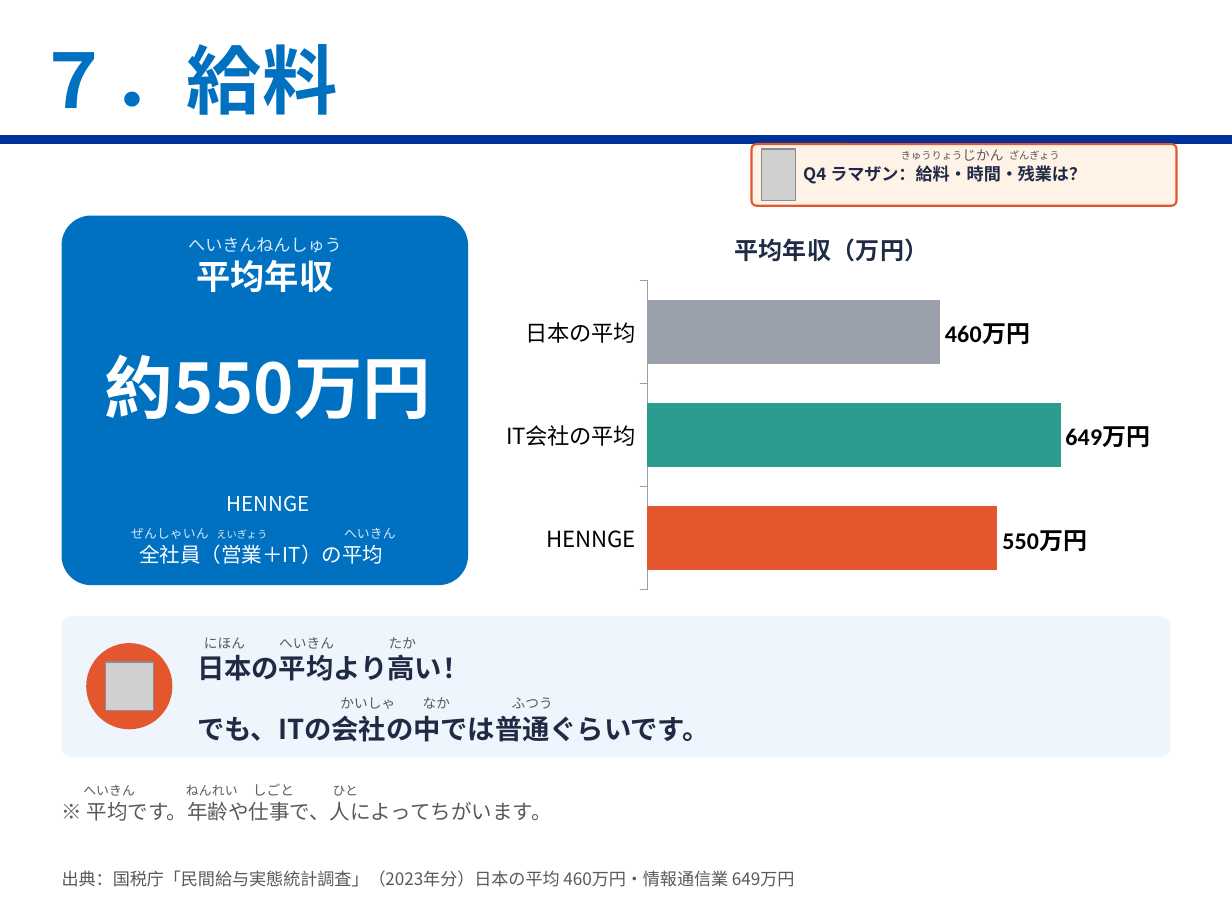
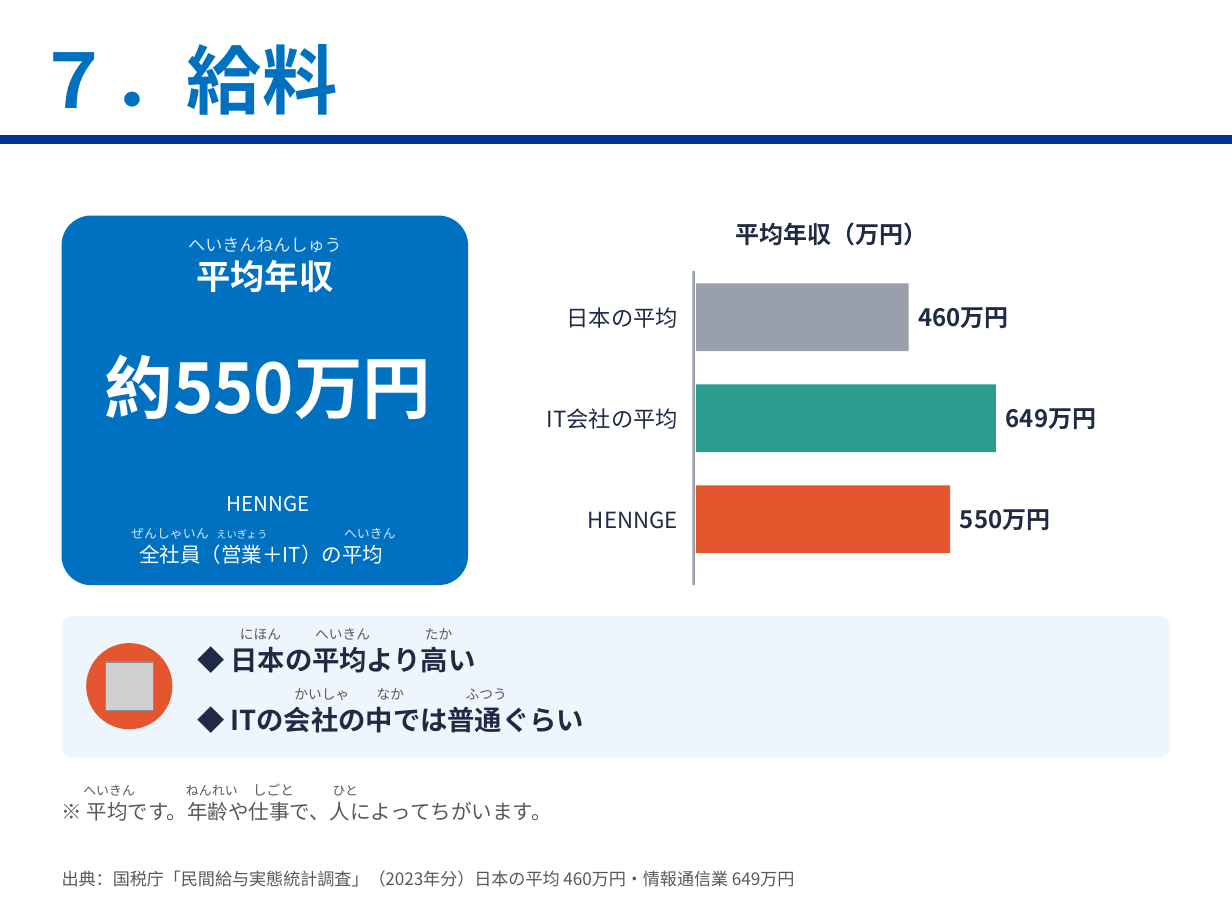
Before and after one commit to ramazandogna/pixel-powerpoint, a slide deck: slide 8 of deliverables/企業研究_HENNGE_第1回-1.pptx. Drawn at 1232x924 pixels with LibreOffice and Linux fonts; fonts in the diff are those of the drawing; grey boxes stand for pictures; background and template pictures are left out. Boxes give left, top, right and bottom in pixels: in the first picture for what was removed or moved away, otherwise in the second. Text is boxed around its words. In the diff, an @@ line names an element or a change of style, - is before the commit and + after.

```diff
--- a/deliverables/企業研究_HENNGE_第1回-1.pptx
+++ b/deliverables/企業研究_HENNGE_第1回-1.pptx
@@ rounded rectangle removed at (752, 144, 1177, 206) @@
@@ picture removed at (761, 149, 796, 201) @@
@@ text removed at (962, 149, 1003, 161) @@
-じかん
@@ text removed at (803, 165, 1086, 184) @@
-Q4 ラマザン：給料・時間・残業は？
@@ text removed at (901, 151, 963, 160) @@
-きゅうりょう
@@ text removed at (1009, 150, 1060, 160) @@
-ざんぎょう
@@ bar chart removed at (493, 209, 1170, 598) @@
-title "平均年収（万円）"
-categories: 日本の平均, IT会社の平均, HENNGE
-平均年収（万円）: 460, 649, 550
@@ text added at (735, 222, 927, 246), 14 pt, text #1F2A44, bold @@
+平均年収（万円）
@@ rectangle added at (692, 271, 695, 585), fill #9AA0AB @@
@@ rectangle added at (696, 283, 909, 351), fill #9AA0AB @@
@@ text added at (567, 307, 678, 328), 13 pt, text #1F2A44 @@
+日本の平均
@@ text added at (918, 307, 1008, 328), 14 pt, text #1F2A44, bold @@
+460万円
@@ rectangle added at (696, 384, 995, 452), fill #2A9D8F @@
@@ text added at (547, 408, 678, 429), 13 pt, text #1F2A44 @@
+IT会社の平均
@@ text added at (1006, 408, 1096, 429), 14 pt, text #1F2A44, bold @@
+649万円
@@ rectangle added at (696, 485, 950, 553), fill #E4572E @@
@@ text added at (960, 509, 1050, 530), 14 pt, text #1F2A44, bold @@
+550万円
@@ text added at (588, 511, 678, 529), 13 pt, text #1F2A44 @@
+HENNGE
@@ text "にほん": place and size @@
-text "にほん" at (204, 637, 245, 649)
+text "にほん" at (240, 628, 281, 640)
@@ text "へいきん": place and size @@
-text "へいきん" at (279, 637, 334, 649)
+text "へいきん" at (315, 628, 370, 640)
@@ text "たか": place and size @@
-text "たか" at (389, 637, 416, 649)
+text "たか" at (425, 628, 452, 640)
@@ text at (231, 646, 476, 673): text changed @@
-日本の平均より高い！
+◆ 日本の平均より高い
@@ text "かいしゃ": place and size @@
-text "かいしゃ" at (340, 697, 395, 709)
+text "かいしゃ" at (294, 688, 349, 700)
@@ text "なか": place and size @@
-text "なか" at (423, 697, 450, 709)
+text "なか" at (377, 688, 404, 700)
@@ text "ふつう": place and size @@
-text "ふつう" at (512, 697, 553, 709)
+text "ふつう" at (466, 688, 507, 700)
@@ text removed at (197, 715, 710, 742) @@
-でも、ITの会社の中では普通ぐらいです。
@@ text added at (231, 706, 585, 733), 16 pt, text #1F2A44, bold @@
+◆ ITの会社の中では普通ぐらい
```
Also in this commit, not shown: 4 other slides changed, 1 other file.
